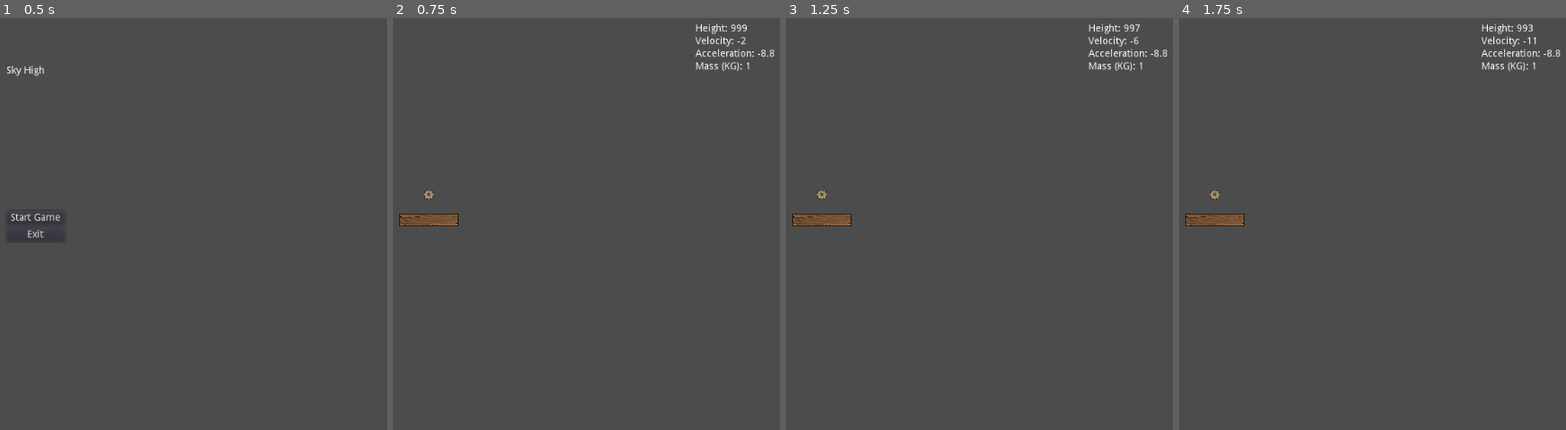
Above: before the commit, frames 1-4 (left to right).
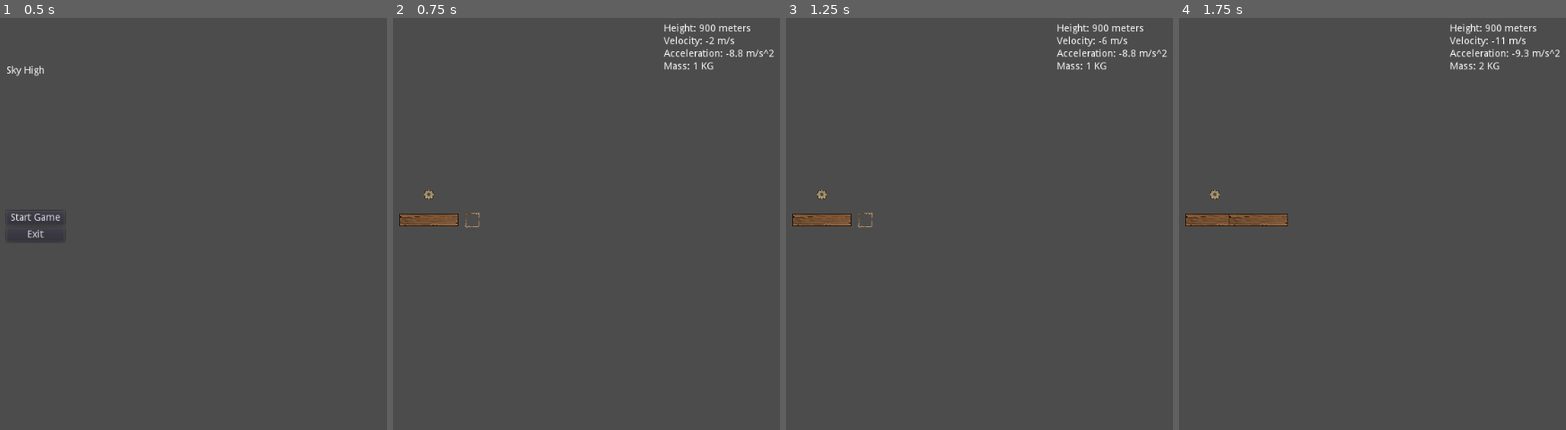
Above: after the commit, the same moments.

Repository: LaffertyDev/SkyHigh
Game: Godot game, scene res://game_menu/MainMenu.tscn
Two runs of this game, one before a commit and one after it. Both use one fixed random seed, a clock stepped at 60 frames per second and the inputs below.
Inputs (mouse positions are in pixels of both pictures, inside the frame that each line leads up to):
- Up to frame 1 (0.5 s): no input
- Up to frame 2 (0.75 s): click "Start Game" at 0.5 s
- Up to frame 3 (1.25 s): no input
- Up to frame 4 (1.75 s): click (1260, 219) at 1.27 s

Frame 1 is identical in both runs. In frame 2, 0.9% of the frame differs, in the area x 18-99%, y 1-51%; in frame 3, 0.9%; in frame 4, 1.3%, in the area x 12-99%, y 1-51%.

Commit message:
Basic creation of platforms

Diff:
--- a/City.gd
+++ b/City.gd
@@ -31,7 +31,24 @@
 func _get_balloons():
 	return get_tree().get_nodes_in_group("balloons")
 
+func _get_build_platforms():
+	return get_tree().get_nodes_in_group("build_platforms")
+
 func _get_accel():
 	var balloon_total_lift = (_get_balloons().size() * balloon_lift_newtons) / _get_platforms().size()
 	var acceleration_delta = float((gravity_magnitude - balloon_total_lift)) / 10.0
 	return acceleration_delta
+
+func _on_build_platform_built_platform(offset_x, offset_y):
+	var build_platforms = _get_build_platforms()
+	print("signal intercept")
+	for b_plat in build_platforms:
+		if (b_plat.offset_x == offset_x && b_plat.offset_y == offset_y):
+			var platform_scene = load("res://units/platform/platform.tscn")
+			var instance = platform_scene.instance()
+			instance.set_name("platform" + str(offset_x) + "_" + str(offset_y))
+			instance.position.x = b_plat.position.x
+			instance.position.y = b_plat.position.y
+			add_child(instance)
+			remove_child(b_plat)
+			break
--- a/SkyHigh.tscn
+++ b/SkyHigh.tscn
@@ -1,22 +1,20 @@
-[gd_scene load_steps=7 format=2]
+[gd_scene load_steps=8 format=2]
 
 [ext_resource path="res://game_gui/GUI.tscn" type="PackedScene" id=1]
 [ext_resource path="res://SkyHigh.gd" type="Script" id=2]
 [ext_resource path="res://units/platform/Plank_03.png" type="Texture" id=3]
 [ext_resource path="res://City.gd" type="Script" id=4]
-[ext_resource path="res://units/platform/Platform.tscn" type="PackedScene" id=5]
+[ext_resource path="res://units/platform/platform.tscn" type="PackedScene" id=5]
 [ext_resource path="res://units/balloon/Balloon.tscn" type="PackedScene" id=6]
+[ext_resource path="res://units/build_platform/build_platform.tscn" type="PackedScene" id=7]
 
 [node name="SkyHigh" type="Node"]
 script = ExtResource( 2 )
 starting_height = 1000
 
 [node name="City" type="KinematicBody2D" parent="."]
-position = Vector2( 532.29, -341.031 )
+position = Vector2( 473.015, -395.516 )
 script = ExtResource( 4 )
-__meta__ = {
-"_edit_group_": true
-}
 
 [node name="Camera2D" type="Camera2D" parent="City"]
 current = true
@@ -26,14 +24,13 @@
 
 [node name="Platform" parent="City" instance=ExtResource( 5 )]
 
+[node name="build_platform" parent="City" instance=ExtResource( 7 )]
+show_behind_parent = true
+position = Vector2( 62, 0 )
+
 [node name="CanvasLayer" type="CanvasLayer" parent="."]
-layer = 0
 
 [node name="GUI" parent="CanvasLayer" instance=ExtResource( 1 )]
-anchor_bottom = 1.0
-margin_left = 1.10803
-margin_right = 1.10803
-margin_bottom = 0.0
 
 [node name="Sprite2" type="Sprite" parent="."]
 position = Vector2( 581.214, -304.351 )
@@ -41,3 +38,4 @@
 texture = ExtResource( 3 )
 [connection signal="city_move" from="City" to="CanvasLayer/GUI" method="_on_City_city_move"]
 [connection signal="hit_ground" from="City" to="." method="_on_City_hit_ground"]
+[connection signal="built_platform" from="City/build_platform" to="City" method="_on_build_platform_built_platform"]
--- a/game_gui/GUI.gd
+++ b/game_gui/GUI.gd
@@ -2,10 +2,11 @@
 
 
 func _on_City_city_move(height, velocity, acceleration, mass_kg):
-	var normalized_height = floor(height * -1)
+	var normalized_height = int(floor(height * -1))
+	normalized_height = (normalized_height - (normalized_height % 100))
 	var normalized_velocity = floor(velocity * -1)
 	var normalized_acceleration = acceleration * -1
-	$HBoxContainer/Info/Height.text = "Height: " + str(normalized_height)
-	$HBoxContainer/Info/Velocity.text = "Velocity: " + str(normalized_velocity)
-	$HBoxContainer/Info/Acceleration.text = "Acceleration: " + str(normalized_acceleration)
-	$HBoxContainer/Info/Mass.text = "Mass (KG): " + str(mass_kg)
+	$HBoxContainer/Info/Height.text = "Height: " + str(normalized_height) + " meters"
+	$HBoxContainer/Info/Velocity.text = "Velocity: " + str(normalized_velocity) + " m/s"
+	$HBoxContainer/Info/Acceleration.text = "Acceleration: " + str(normalized_acceleration) + " m/s^2"
+	$HBoxContainer/Info/Mass.text = "Mass: " + str(mass_kg) + " KG"
--- /dev/null
+++ b/units/build_platform/build_platform.gd
@@ -0,0 +1,13 @@
+extends Node2D
+
+signal built_platform(offset_x, offset_y)
+
+export(int) var offset_x # x in grid location for where this build should occur
+export(int) var offset_y # y in grid location for where this build should occur
+
+func _ready():
+	add_to_group("build_platforms")
+
+func _on_Build_Clicked():
+	print("clicked")
+	emit_signal("built_platform", offset_x, offset_y)
--- /dev/null
+++ b/units/build_platform/build_platform.tscn
@@ -0,0 +1,19 @@
+[gd_scene load_steps=3 format=2]
+
+[ext_resource path="res://units/build_platform/frame_s_06.png" type="Texture" id=1]
+[ext_resource path="res://units/build_platform/build_platform.gd" type="Script" id=2]
+
+[node name="build_platform" type="Node2D"]
+script = ExtResource( 2 )
+
+[node name="TextureButton" type="TextureButton" parent="."]
+margin_left = -11.0
+margin_top = -11.4757
+margin_right = 215.0
+margin_bottom = 213.524
+rect_scale = Vector2( 0.1, 0.1 )
+texture_normal = ExtResource( 1 )
+__meta__ = {
+"_edit_use_anchors_": false
+}
+[connection signal="pressed" from="TextureButton" to="." method="_on_Build_Clicked"]
--- a/units/platform/Platform.tscn
+++ b/units/platform/platform.tscn
@@ -1,6 +1,6 @@
 [gd_scene load_steps=3 format=2]
 
-[ext_resource path="res://units/platform/Platform.gd" type="Script" id=1]
+[ext_resource path="res://units/platform/platform.gd" type="Script" id=1]
 [ext_resource path="res://units/platform/Plank_03.png" type="Texture" id=2]
 
 [node name="Platform" type="Node2D"]
Binary file added: units/build_platform/frame_s_06.png
Not shown, added: units/build_platform/frame_s_06.png.import
Renamed: units/platform/Platform.gd -> units/platform/platform.gd
